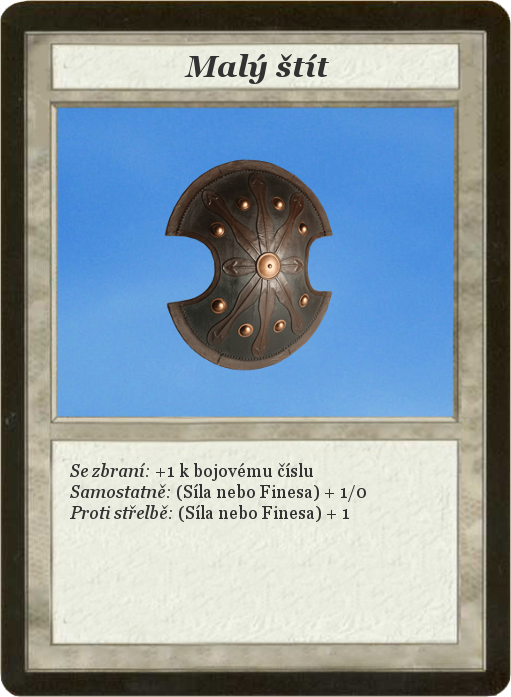
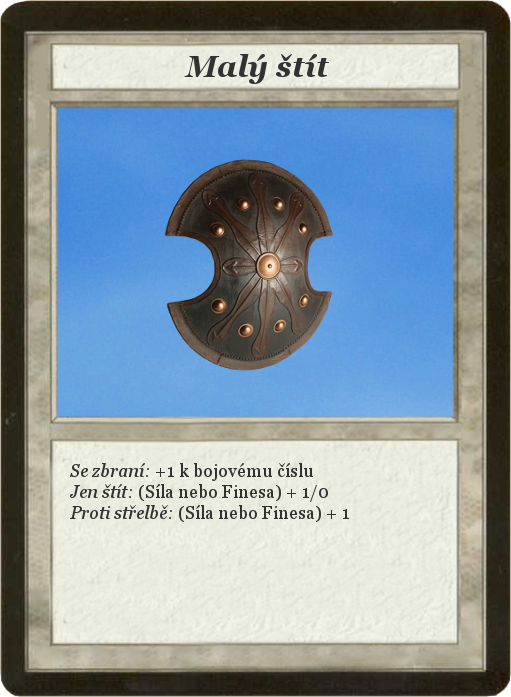
Layer changes from the first 511 x 697 image to the second:
painted on "Se zbraní: +1 k bojovému číslu..." over 70, 484, 366, 502
